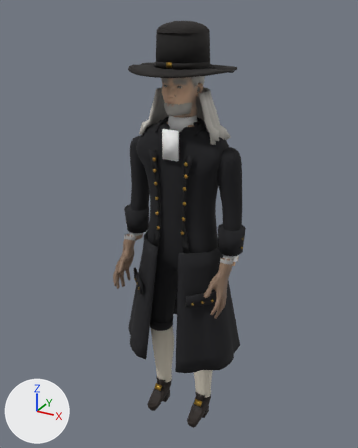
The glTF model reckoning/models/magistrate.glb: old version first, new version second.
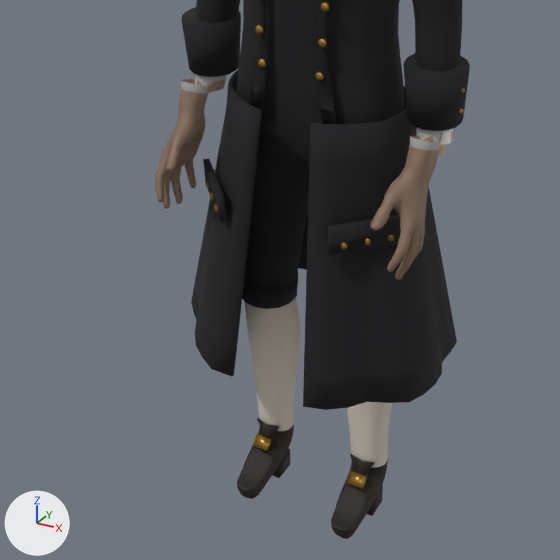
Old and new are each drawn whole from a 50 mm camera at (0.953, -1.764, 1.921) aimed at (-0.035, 0.032, 1.023) and again close up on the part from 13% to 79% of the width and 45% to 97% of the height. Lighting does not change. The marker at lower left points along +X, +Y and +Z. The last two pictures show the newer version. Vertices at exactly the same position are counted once.

The first close-up shows 'magistrate_body', 'magistrate_coat', 'magistrate_leather', 'magistrate_legs', 'magistrate_metal'.
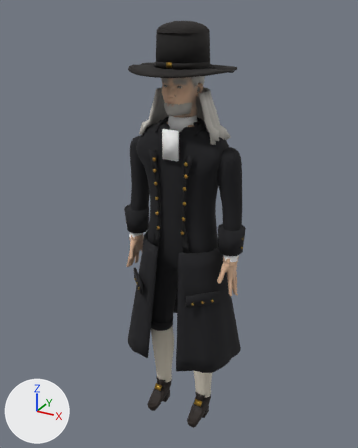
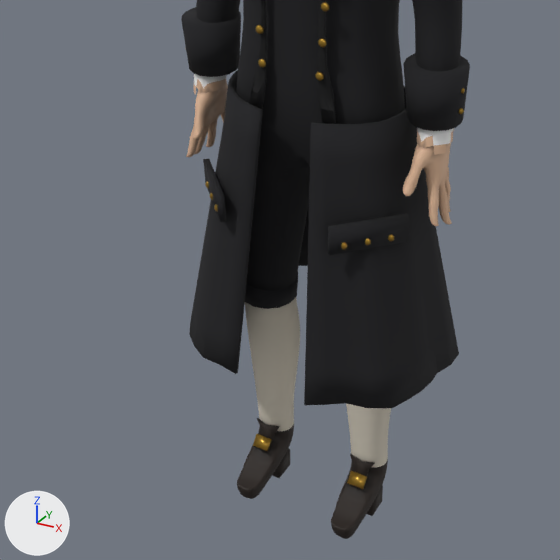
Where the change shows, as pixel boxes (x1, y1, x2, y2) in the close-ups (560 x 560 px; the box of a moved part takes in the faces that stretch with it):
```json
{"object": "magistrate_coat", "change": "reshaped", "before": [181, 0, 470, 410], "after": [181, 0, 470, 408]}
{"object": "magistrate_body", "change": "reshaped", "before": [155, 0, 462, 539], "after": [186, 0, 462, 539]}
{"part": 1, "of": "me_magistrate_body", "change": "moved or reshaped", "before": [370, 127, 453, 280], "after": [403, 128, 454, 226]}
{"part": 2, "of": "me_magistrate_body", "change": "moved or reshaped", "before": [155, 72, 214, 209], "after": [186, 74, 228, 157]}
{"part": 3, "of": "me_magistrate_body", "change": "edited", "before": [197, 75, 450, 332], "after": [197, 75, 450, 332], "on screen": "looks the same"}
{"part": 4, "of": "me_magistrate_coat", "change": "moved or reshaped", "before": [191, 86, 457, 410], "after": [189, 86, 459, 408]}
```

Scene script edits in JSON lines:
```json
{"block": "me_magistrate_body", "where": "# used by ob_magistrate_body; location = (0.0, 0.0, 0.0)"}
{"op": "remove", "block": "me_magistrate_body", "code": "me_magistrate_body.from_pydata(...)  # 4466 vertices, 8832 faces; spans x -0.27..0.27, y -0.2..0.1, z 0.01..1.53"}
{"op": "add", "block": "me_magistrate_body", "code": "me_magistrate_body.from_pydata(...)  # 4282 vertices, 8504 faces; spans x -0.28..0.28, y -0.13..0.1, z 0.01..1.53"}
{"block": "me_magistrate_body", "change": "me_magistrate_body part 1: 37 vertices moved from x 0.21..0.27, y -0.12..0.01, z 0.82..0.95 to x 0.22..0.27, y -0.09..0.01, z 0.85..0.95; 722 vertices removed from x 0.2..0.27, y -0.2..-0.02, z 0.72..0.97; 630 vertices added at x 0.21..0.28, y -0.09..0.06, z 0.77..0.95"}
{"block": "me_magistrate_body", "change": "me_magistrate_body part 2: 26 vertices moved from x -0.26..-0.22, y -0.1..-0.03, z 0.84..0.96 to x -0.26..-0.22, y -0.09..-0.01, z 0.85..0.96; 726 vertices removed from x -0.27..-0.2, y -0.2..-0.02, z 0.72..0.97; 634 vertices added at x -0.28..-0.21, y -0.09..0.06, z 0.77..0.95"}
{"block": "me_magistrate_body", "change": "me_magistrate_body part 3: 566 kept faces spanning x -0.27..0.27, y -0.09..0.09, z 0.35..1.05 get new vertex colours"}
{"block": "me_magistrate_coat", "where": "# used by ob_magistrate_coat; location = (0.0, 0.0, 0.0)"}
{"op": "remove", "block": "me_magistrate_coat", "code": "me_magistrate_coat.from_pydata(...)  # 974 vertices, 1912 faces; spans x -0.293..0.293, y -0.218..0.233, z 0.42..1.505"}
{"op": "add", "block": "me_magistrate_coat", "code": "me_magistrate_coat.from_pydata(...)  # 974 vertices, 1912 faces; spans x -0.293..0.293, y -0.214..0.224, z 0.42..1.505"}
{"block": "me_magistrate_coat", "change": "me_magistrate_coat part 4: 630 of 974 vertices moved; they spanned x -0.288..0.277, y -0.218..0.233, z 0.42..0.971 and now span x -0.288..0.282, y -0.214..0.224, z 0.42..0.971; mean shift (0.0, 0.0, 0.0); largest move (-0.213, 0.163, 0.421) -> (-0.197, 0.146, 0.421)"}
```
